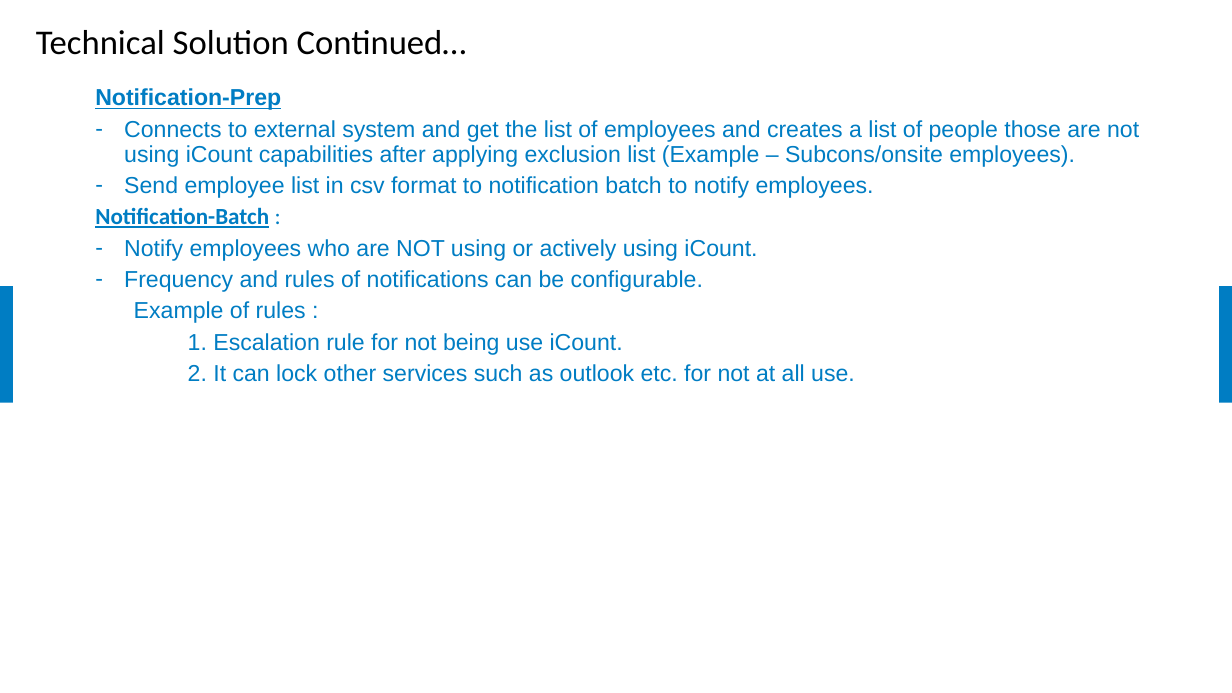
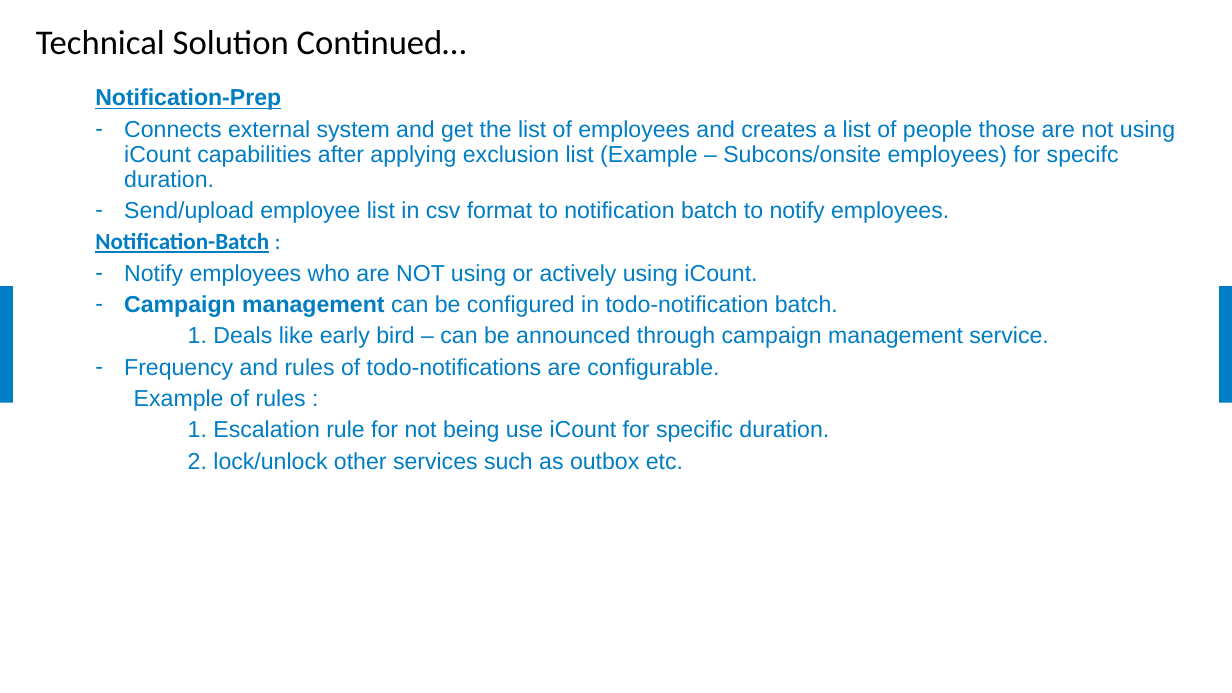
Before and after one commit to samratbasu2019/iSoreDesignArtifacts, a slide deck: slide 15 of iSolve-iCount-Hackathon_Solution.pptx (slide 14 before the commit). Drawn at 1232x693 pixels with LibreOffice and Linux fonts; fonts in the diff are those of the drawing; background and template pictures are left out. Boxes give left, top, right and bottom in pixels: in the first picture for what was removed or moved away, otherwise in the second. Text is boxed around its words. In the diff, an @@ line names an element or a change of style, - is before the commit and + after.

Commit message:
Updated

```diff
--- a/iSolve-iCount-Hackathon_Solution.pptx
+++ b/iSolve-iCount-Hackathon_Solution.pptx
@@ text at bbox=[124, 120, 1175, 223]: text changed @@
-  – Connects to external system and get the list of employees and creates a list of people those are not using iCount capabilities after applying exclusion list (Example – Subcons/onsite employees).
-  – Send employee list in csv format to notification batch to notify employees.
+  – Connects external system and get the list of employees and creates a list of people those are not using iCount capabilities after applying exclusion list (Example – Subcons/onsite employees) for specifc duration.
+  – Send/upload employee list in csv format to notification batch to notify employees.
@@ text at bbox=[124, 295, 1049, 380]: text changed @@
-  – Frequency and rules of notifications can be configurable.
+  – Campaign management can be configured in todo-notification batch.
+  1. Deals like early bird – can be announced through campaign management service.
+  – Frequency and rules of todo-notifications are configurable.
@@ text at bbox=[188, 420, 829, 470]: text changed @@
-  1. Escalation rule for not being use iCount.
-  2. It can lock other services such as outlook etc. for not at all use.
+  1. Escalation rule for not being use iCount for specific duration.
+  2. lock/unlock other services such as outbox etc.
```
Also in this commit, not shown: 9 other slides changed, 1 slide added.
